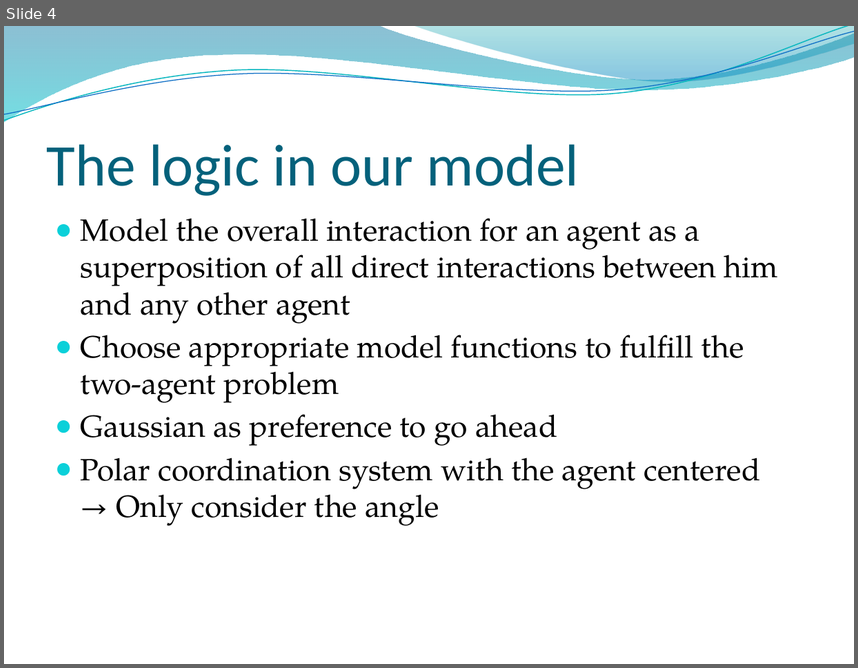
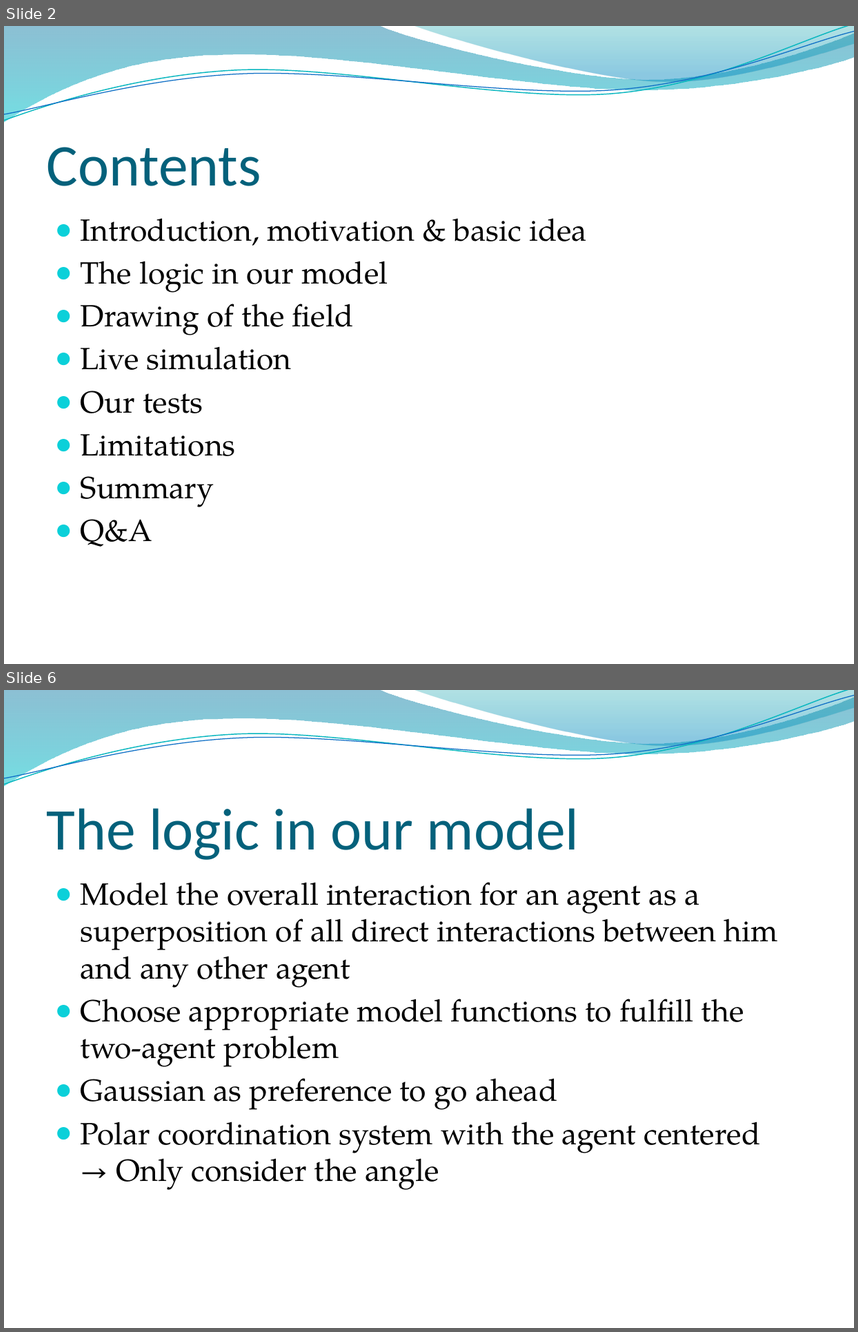
Before and after one commit to ratheile/MSSSM, a slide deck: presentation/Presentation.pptx. Shown one above the other, each under a label of ours: slide 4 before the commit, slides 2 and 6 after it; the slides between them are not shown. The pictures are 858x668 and 858x1332 pixels, drawn with LibreOffice and Linux fonts; fonts in the diff are those of the drawing; background and template pictures are left out. Boxes give left, top, right and bottom in pixels: in the first picture for what was removed or moved away, otherwise in the second. Text is boxed around its words. In the diff, an @@ line names an element or a change of style, - is before the commit and + after.

```diff
--- a/presentation/Presentation.pptx
+++ b/presentation/Presentation.pptx
@@ slide 2 added at <box>4,26,854,664</box>, background picture (left out); not listed: 4 template elements that a slide beside it also shows @@
@@ title added at <box>47,147,261,186</box>, 50 pt, text #04617B @@
+Contents
@@ text added at <box>81,218,587,546</box>, 26 pt, text #000000 @@
+● Introduction, motivation & basic idea
+● The logic in our model
+● Drawing of the field
+● Live simulation
+● Our tests
+● Limitations
+● Summary
+● Q&A
@@ what was slide 4 is now slide 6 @@
```
Also in this commit, not shown: 1 slide changed, 10 other slides added, 4 slides removed.
